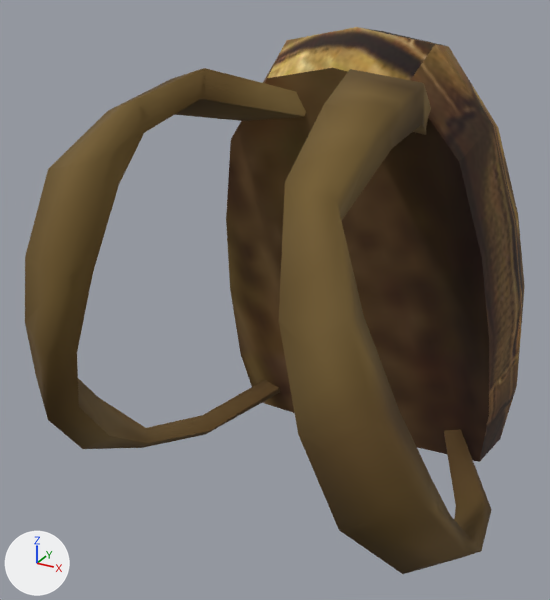
Before and after pictures for a commit that changed the FBX model Contents/mods/Authentic Z - Backpacks+/media/models_X/Skinned/Backpacks/BackpackHoffman.fbx.
The view is the same before and after, from a camera (50 mm lens) standing at (0.00157, -0.00241, 0.00858) and looking at (-0.00013, 0.00068, 0.00703). Arrows for +X, +Y and +Z are at lower left; the lights stay in place. Where no turn or scale is listed for an object, it has been applied to the vertices.

Names of what the first picture shows: 'M_SchoolBag'.
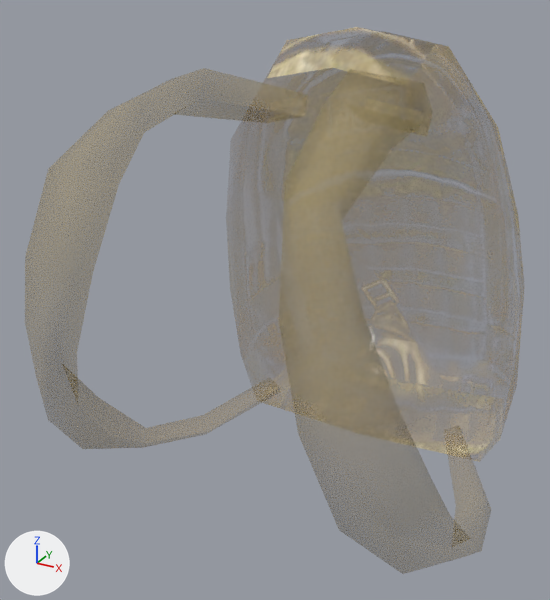
The change, as a list of edits to the scene's bpy script:
```text
Change img_backpackhoffman_png:
    img_backpackhoffman_png: load_image('BackpackHoffman.png', '../../../textures/Clothes/Backpacks/BackpackHoffman.png', 500, 500, 'sRGB') -> load_image('BackpackHoffman.png', '../../../textures/Clothes/Backpacks/BackpackHoffman.png', 500, 500, 'Non-Color')
Add mat_01___default_003:
    mat_01___default_003 = bpy.data.materials.new('_01_-_Default.003')
    # uses the picture img_backpackhoffman_png
Change me_m_schoolbag:
    where me_m_schoolbag.from_pydata(...)  # 152 vertices, 292 faces; spans x -0.00112..0.001, y -0.00183..0.00081, z -0.00111..0.00127
    remove me_m_schoolbag.materials.append(mat_01___default)  # picture img_backpackhoffman_png
    add me_m_schoolbag.materials.append(mat_01___default_003)
```

Changed parts and their boxes (x1, y1, x2, y2) in the pictures (550 x 600 px):
'M_SchoolBag', surface changed, recoloured (orange to beige)
    both: (25, 27, 525, 574)
